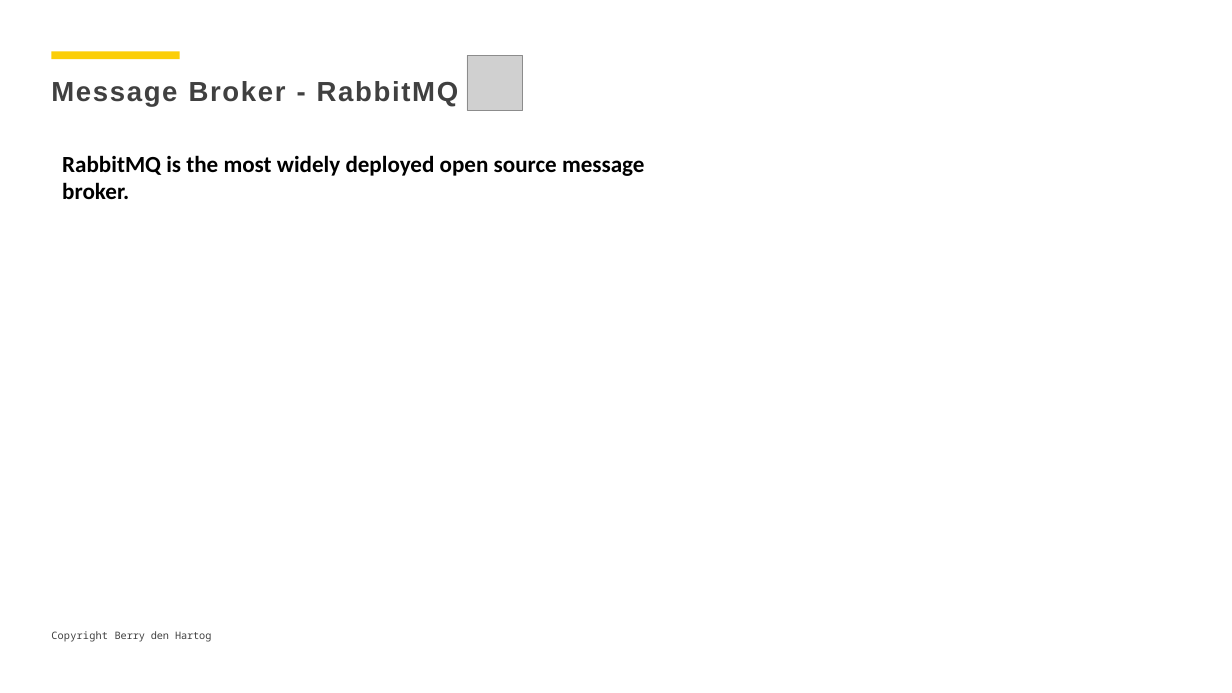
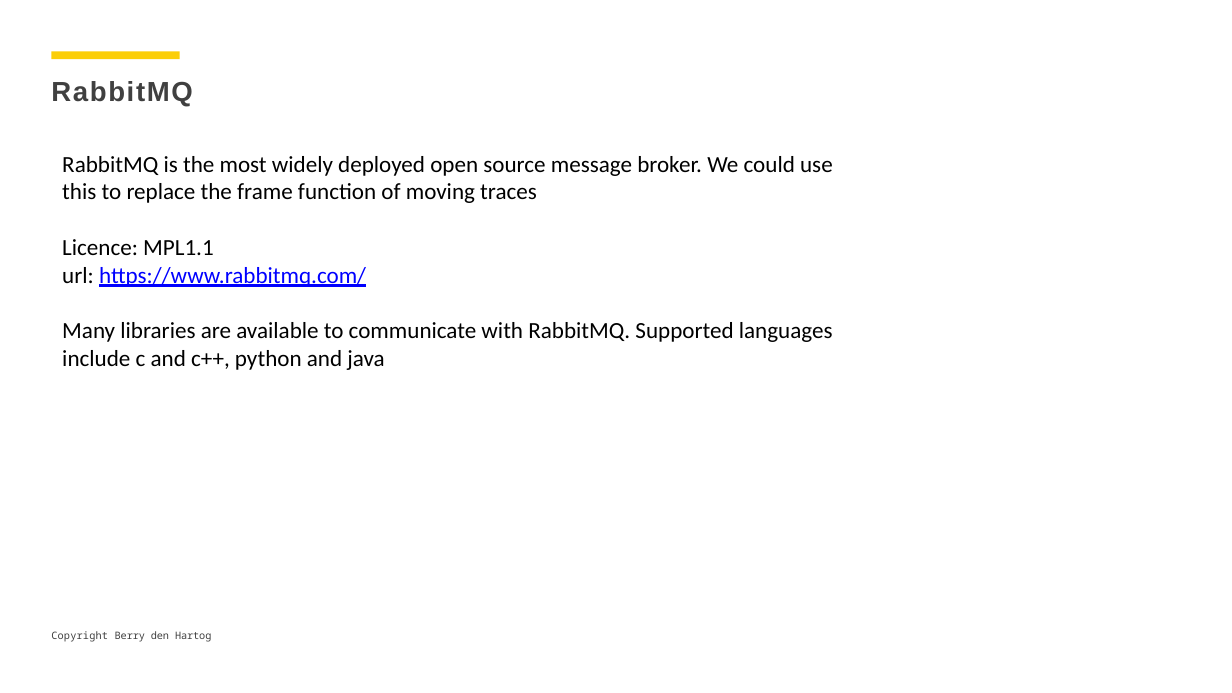
Before and after one commit to berrydenhartog/SIPMAP, a slide deck: slide 10 of shell.pptx (slide 6 before the commit). Drawn at 1232x693 pixels with LibreOffice and Linux fonts; fonts in the diff are those of the drawing; grey boxes stand for pictures. Boxes give left, top, right and bottom in pixels: in the first picture for what was removed or moved away, otherwise in the second. Text is boxed around its words. In the diff, an @@ line names an element or a change of style, - is before the commit and + after.

```diff
--- a/shell.pptx
+++ b/shell.pptx
@@ picture removed at <box>467,55,522,111</box> @@
@@ text at <box>51,81,193,106</box>: text changed @@
-Message Broker - RabbitMQ
+RabbitMQ
@@ text at <box>62,156,833,370</box>: text changed; bold off @@
-RabbitMQ is the most widely deployed open source message broker.
+RabbitMQ is the most widely deployed open source message broker. We could use this to replace the frame function of moving traces
+Licence: MPL1.1
+url: https://www.rabbitmq.com/
+Many libraries are available to communicate with RabbitMQ. Supported languages include c and c++, python and java
```
Also in this commit, not shown: 7 other slides changed, 7 slides added, 4 other files.
